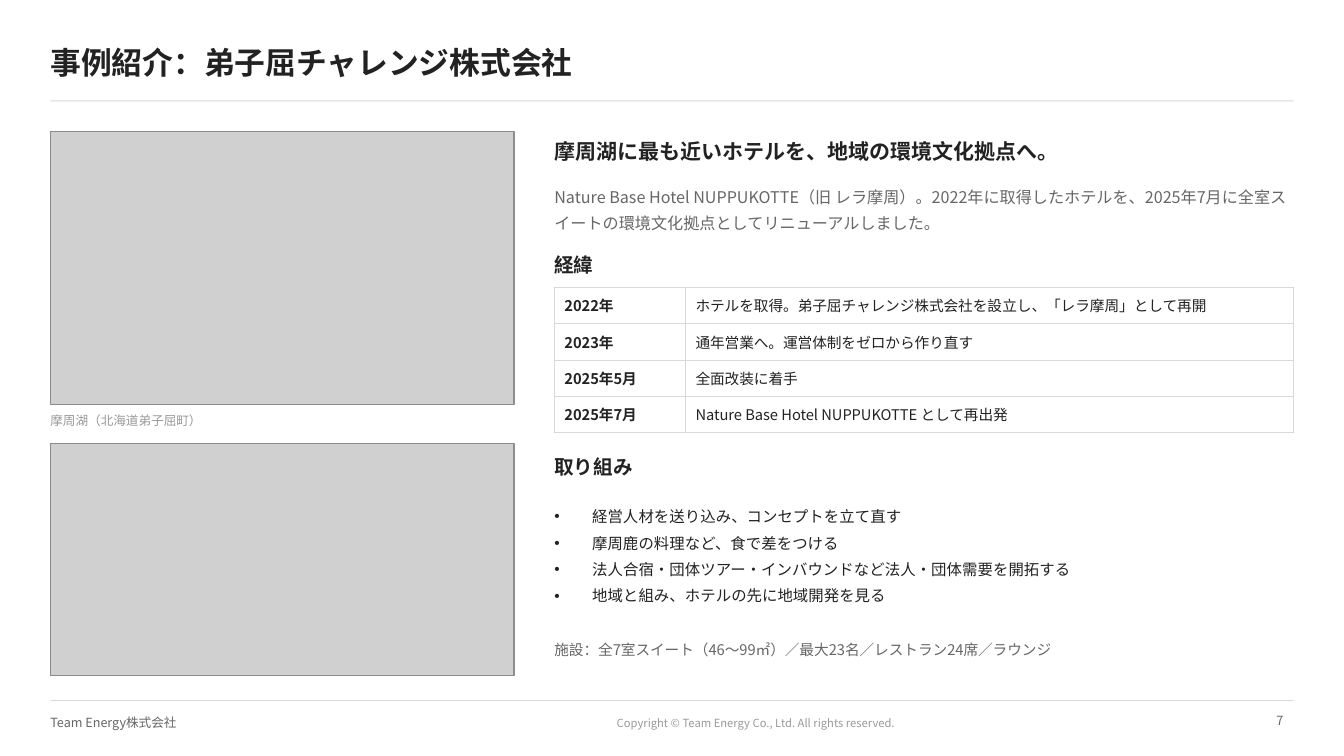
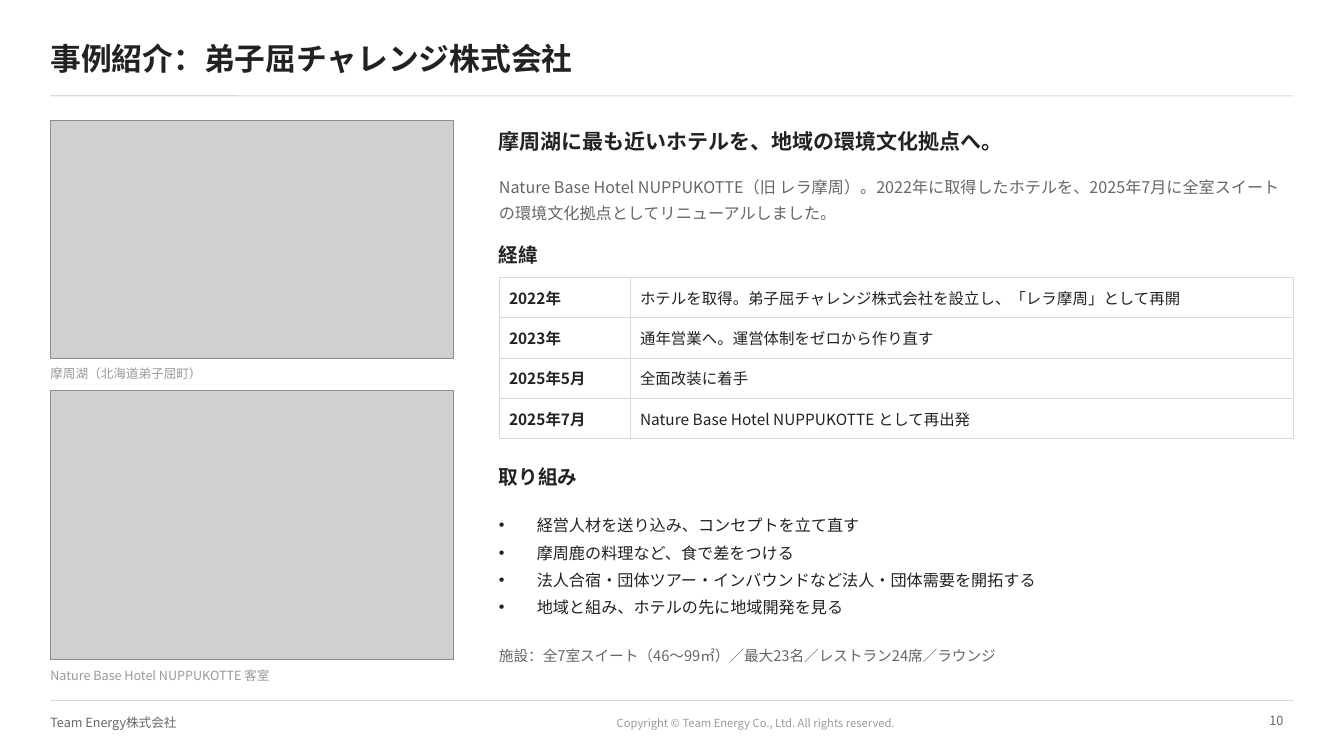
Before and after one commit to ttomoi-afk/desktop-tutorial, a slide deck: slide 10 of teamenergy/docs/TeamEnergy_会社紹介資料.pptx (slide 7 before the commit). Drawn at 1344x756 pixels with LibreOffice and Linux fonts; fonts in the diff are those of the drawing; grey boxes stand for pictures; background and template pictures are left out. Boxes give left, top, right and bottom in pixels: in the first picture for what was removed or moved away, otherwise in the second. Text is boxed around its words. In the diff, an @@ line names an element or a change of style, - is before the commit and + after.

```diff
--- a/teamenergy/docs/TeamEnergy_会社紹介資料.pptx
+++ b/teamenergy/docs/TeamEnergy_会社紹介資料.pptx
@@ title "事例紹介：弟子屈チャレンジ株式会社": place and size @@
-title "事例紹介：弟子屈チャレンジ株式会社" at bbox=[50, 47, 572, 77]
+title "事例紹介：弟子屈チャレンジ株式会社" at bbox=[50, 43, 572, 73]
@@ line moved from (50, 101) - (1294, 101) to (50, 96) - (1294, 96) @@
@@ picture: place and size @@
-picture at bbox=[50, 131, 514, 404]
+picture at bbox=[50, 121, 454, 358]
@@ text "摩周湖に最も近いホテルを、地域の環境文化拠点へ。": place and size @@
-text "摩周湖に最も近いホテルを、地域の環境文化拠点へ。" at bbox=[554, 141, 1058, 161]
+text "摩周湖に最も近いホテルを、地域の環境文化拠点へ。" at bbox=[499, 131, 1003, 151]
@@ text "Nature Base Hotel NUPPUKOTTE（旧 レラ摩周）。2022年に取得したホテルを、2025年7月に ..." rewrapped from bbox=[554, 189, 1286, 230] to bbox=[499, 179, 1279, 221] @@
@@ text "経緯": place and size @@
-text "経緯" at bbox=[554, 252, 593, 278]
+text "経緯" at bbox=[499, 242, 538, 268]
@@ table at bbox=[499, 277, 1294, 431] @@
@@ size 10.5 to 11 pt @@
@@ table: place and size @@
-table at bbox=[555, 287, 1294, 426]
+table at bbox=[499, 277, 1294, 431]
@@ text "摩周湖（北海道弟子屈町）": place and size @@
-text "摩周湖（北海道弟子屈町）" at bbox=[50, 414, 201, 426]
+text "摩周湖（北海道弟子屈町）" at bbox=[50, 367, 201, 379]
@@ picture: place and size @@
-picture at bbox=[50, 444, 514, 676]
+picture at bbox=[50, 390, 454, 659]
@@ text "取り組み": place and size @@
-text "取り組み" at bbox=[554, 457, 632, 476]
+text "取り組み" at bbox=[499, 467, 577, 486]
@@ text "経営人材を送り込み、コンセプトを立て直す": place and size @@
-text "経営人材を送り込み、コンセプトを立て直す" at bbox=[592, 509, 1070, 603]
+text "経営人材を送り込み、コンセプトを立て直す" at bbox=[537, 517, 1036, 615]
@@ text "経営人材を送り込み、コンセプトを立て直す" at bbox=[537, 517, 1036, 615]: size 11 to 11.5 pt @@
@@ text "施設：全7室スイート（46〜99㎡）／最大23名／レストラン24席／ラウンジ": place and size @@
-text "施設：全7室スイート（46〜99㎡）／最大23名／レストラン24席／ラウンジ" at bbox=[554, 642, 1051, 656]
+text "施設：全7室スイート（46〜99㎡）／最大23名／レストラン24席／ラウンジ" at bbox=[499, 648, 996, 662]
@@ text added at bbox=[50, 669, 269, 681], 9 pt, text #999999 @@
+Nature Base Hotel NUPPUKOTTE 客室
@@ page number at bbox=[1269, 715, 1283, 725]: text changed @@
-7
+10
```
Also in this commit, not shown: 11 other slides changed, 3 other files.
